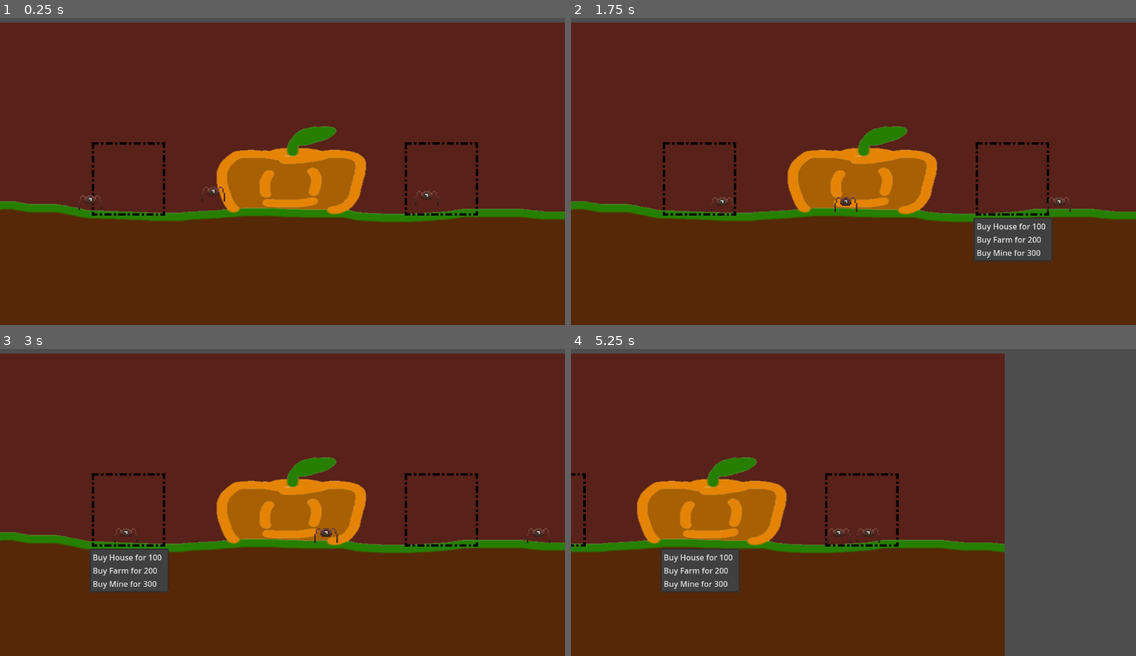
Above: before the commit, frames 1-4 (two rows, left to right).
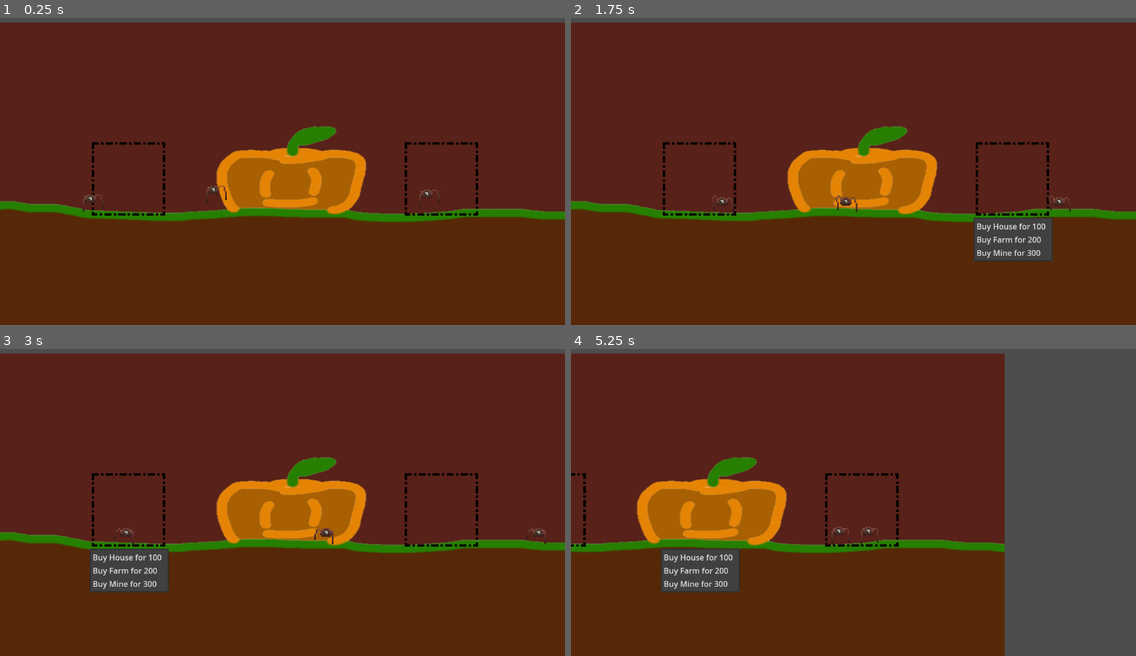
Above: after the commit, the same moments.

Repository: AncientEntity/LD56
Game: Godot game, scene res://Scenes/game_scene.tscn
The game is run twice, just before and just after one commit, with the same random seed, the same clock (stepped at 60 frames per second) and the same inputs.
Inputs (mouse positions are in pixels of both pictures, inside the frame that each line leads up to):
- Up to frame 1 (0.25 s): no input
- Up to frame 2 (1.75 s): move the mouse to (977, 150) at 0.52 s; click (1011, 177) at 1.25 s
- Up to frame 3 (3 s): click (129, 508) at 2 s; move the mouse to (169, 511) at 2.77 s
- Up to frame 4 (5.25 s): move the mouse to (910, 428) at 3.52 s; move the mouse to (825, 560) at 4.27 s; move the mouse to (1023, 545) at 5.02 s

The runs differ from the first frame. In frame 1, 0.1% of the frame differs, in the area x 13-78%, y 54-64%; in frame 2, less than 0.1%; in frame 3, less than 0.1%; in frame 4, less than 0.1%.

Commit message:
animated guy

Diff:
--- a/Scenes/game_scene.tscn
+++ b/Scenes/game_scene.tscn
@@ -67,7 +67,7 @@
 shape = SubResource("RectangleShape2D_wjvg2")
 
 [node name="LittleGuy" parent="." instance=ExtResource("4_rh7hq")]
-position = Vector2(-426, 23)
+position = Vector2(-426, 24)
 
 [node name="LittleGuy2" parent="." instance=ExtResource("4_rh7hq")]
 position = Vector2(-175, 6)
--- a/Scenes/little_guy.gd
+++ b/Scenes/little_guy.gd
@@ -57,5 +57,4 @@
 func IdleTask(delta : float):
 	WanderDirection()
 	var direction = moveSpeed * moveDirection
-	print(moveSpeed,",", moveDirection,",", direction,",", Time.get_unix_time_from_system() - lastDirectionChangeTime)
 	self.linear_velocity.x = direction
--- a/Scenes/little_guy.tscn
+++ b/Scenes/little_guy.tscn
@@ -234,4 +234,5 @@
 texture_filter = 1
 scale = Vector2(2.98, 2.98)
 sprite_frames = SubResource("SpriteFrames_c0u1w")
-frame_progress = 0.590067
+autoplay = "default"
+frame_progress = 0.660426
